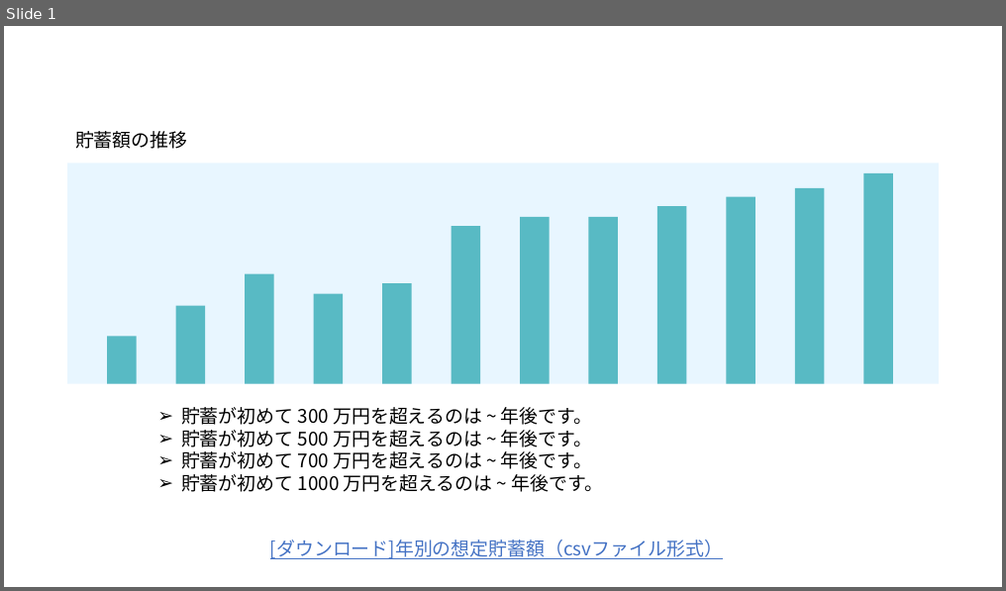
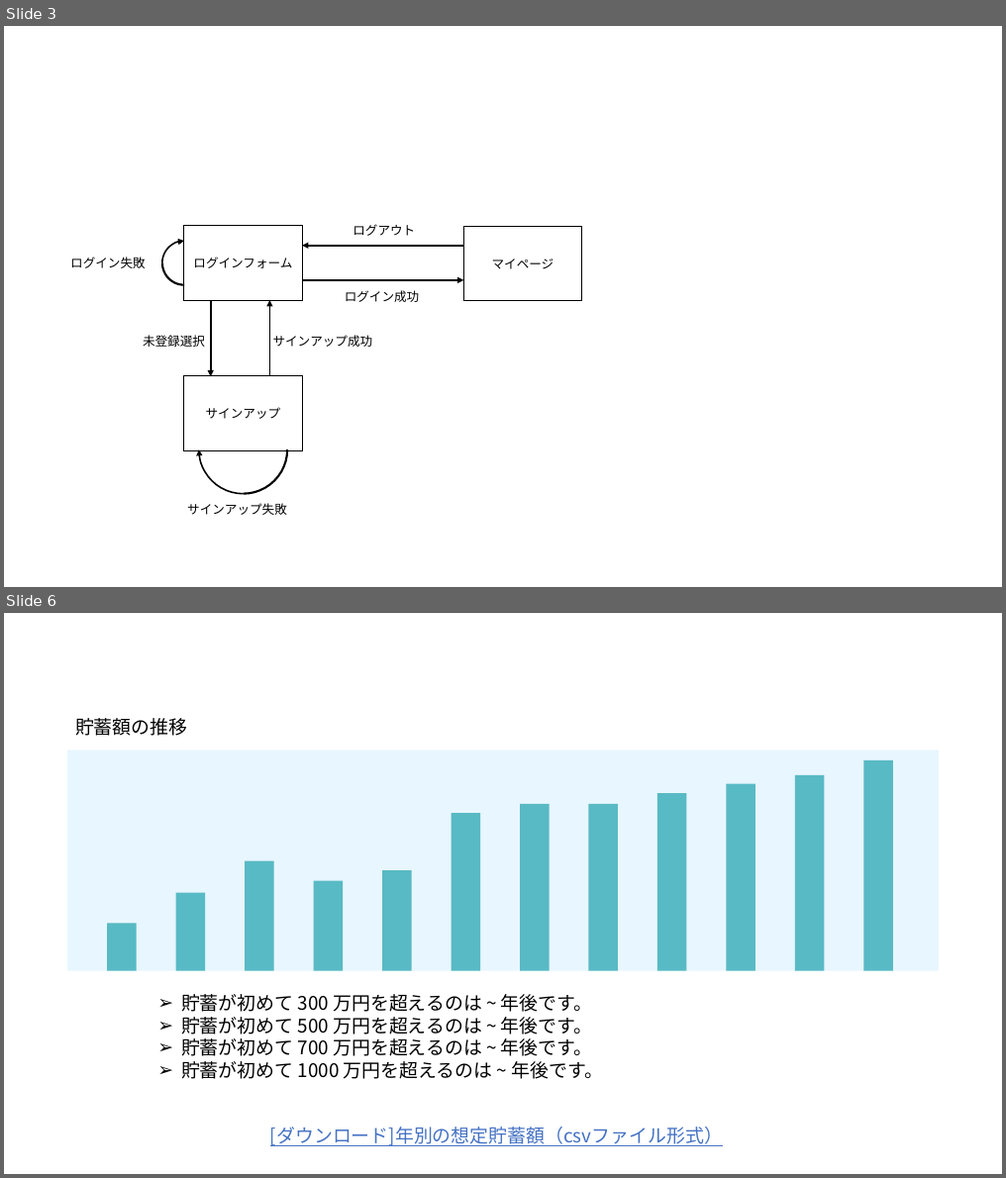
Before and after one commit to kinutaISE/FutureDesign, a slide deck: design/画面デザイン構想.pptx. Shown one above the other, each under a label of ours: slide 1 before the commit, slides 3 and 6 after it; the slides between them are not shown. The pictures are 1006x591 and 1006x1178 pixels, drawn with LibreOffice and Linux fonts; fonts in the diff are those of the drawing; background and template pictures are left out. Boxes give left, top, right and bottom in pixels: in the first picture for what was removed or moved away, otherwise in the second. Text is boxed around its words. In the diff, an @@ line names an element or a change of style, - is before the commit and + after.

```diff
--- a/design/画面デザイン構想.pptx
+++ b/design/画面デザイン構想.pptx
@@ slide 3 added at box(4, 26, 1002, 587), background #FFFFFF @@
@@ group added at box(70, 224, 582, 515): 6 texts, 4 arrows, 4 arc (boxed as its full ellipse)s, 3 rectangles @@
+ログインフォーム
+サインアップ
+マイページ
+ログイン成功
+ログアウト
+サインアップ成功
+未登録選択
+サインアップ失敗
+ログイン失敗
@@ what was slide 1 is now slide 6 @@
```
Also in this commit, not shown: 4 other slides added, 6 other files.
